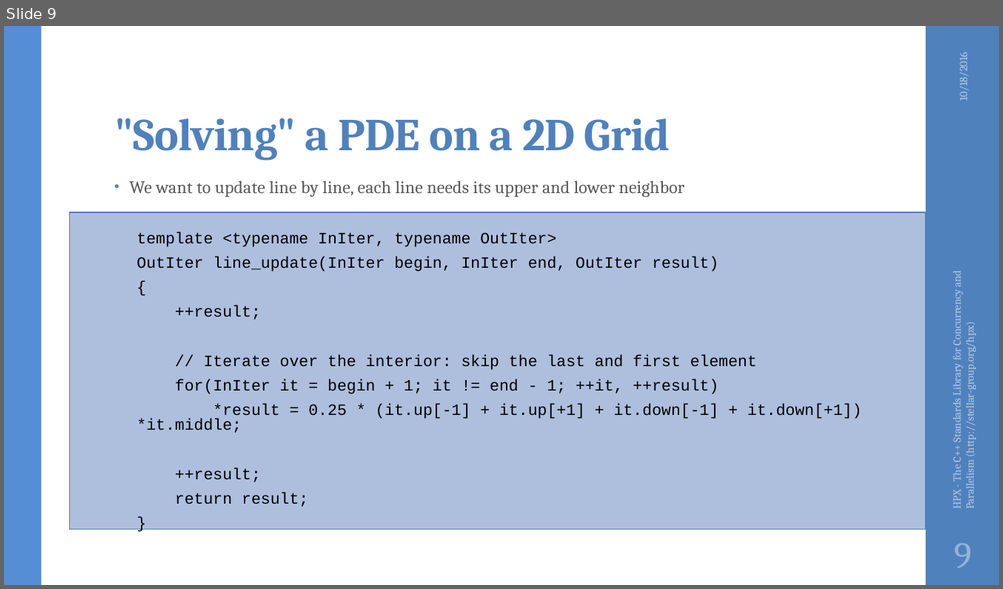
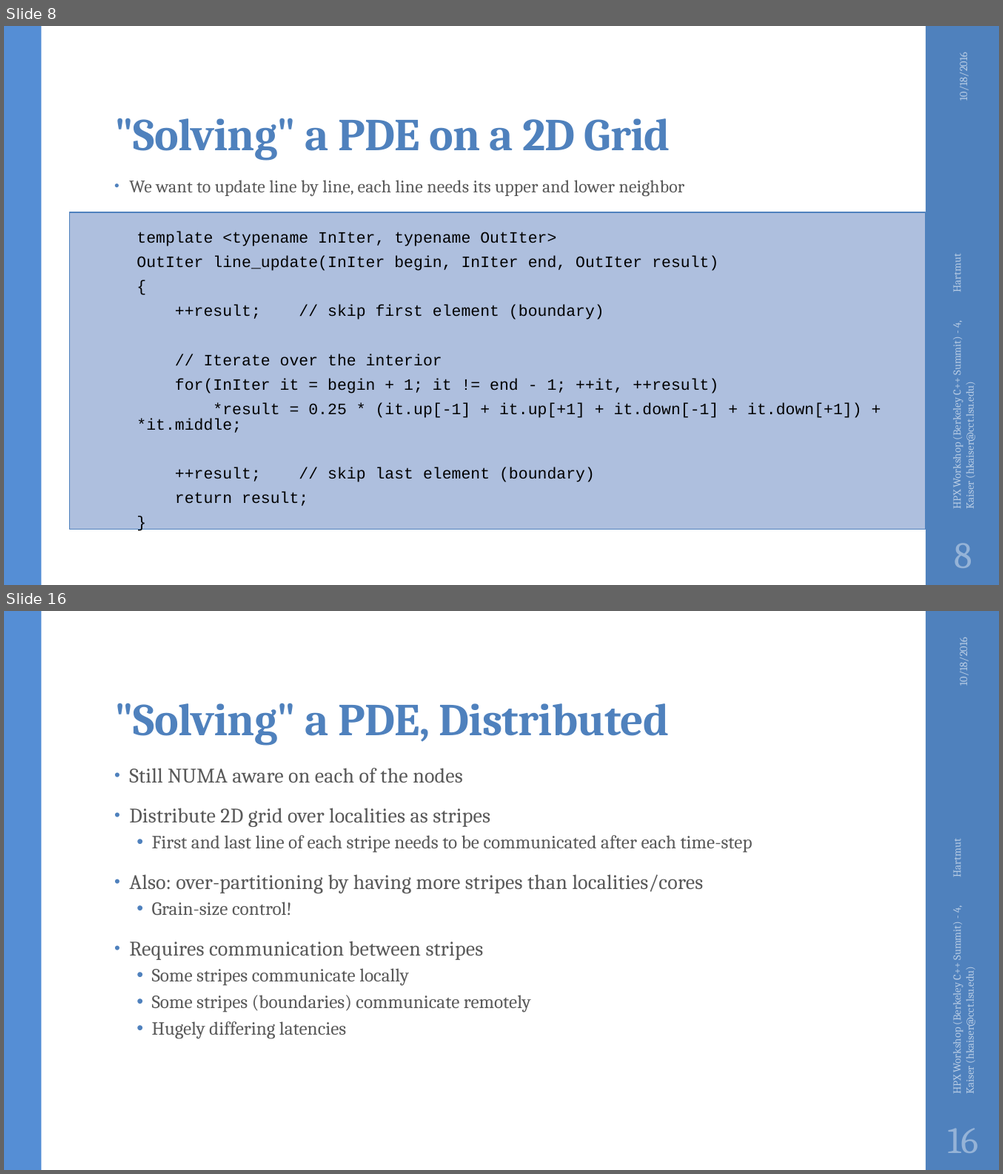
Before and after one commit to STEllAR-GROUP/tutorials, a slide deck: lbl2016/HPX Workshop (Berkeley C++ Summit) - 4.pptx. Shown one above the other, each under a label of ours: slide 9 before the commit, slides 8 and 16 after it; the slides between them are not shown. The pictures are 1003x589 and 1003x1174 pixels, drawn with LibreOffice and Linux fonts; fonts in the diff are those of the drawing; background and template pictures are left out. Boxes give left, top, right and bottom in pixels: in the first picture for what was removed or moved away, otherwise in the second. Text is boxed around its words. In the diff, an @@ line names an element or a change of style, - is before the commit and + after.

```diff
--- a/lbl2016/HPX Workshop (Berkeley C++ Summit) - 4.pptx
+++ b/lbl2016/HPX Workshop (Berkeley C++ Summit) - 4.pptx
@@ slide 16 added at <box>4,611,999,1170</box>, background #FFFFFF; not listed: 2 template elements that a slide beside it also shows @@
@@ text added at <box>956,641,970,684</box>, 10.5 pt, text #B9CDE5 @@
+10/18/2016
@@ title added at <box>114,703,669,745</box>, 44 pt, text #4F81BD, bold @@
+"Solving" a PDE, Distributed
@@ text added at <box>129,768,703,1039</box>, 18 pt, text #595959 @@
+• Still NUMA aware on each of the nodes
+• Distribute 2D grid over localities as stripes
+  • First and last line of each stripe needs to be communicated after each time-step
+• Also: over-partitioning by having more stripes than localities/cores
+  • Grain-size control!
+• Requires communication between stripes
+  • Some stripes communicate locally
+  • Some stripes (boundaries) communicate remotely
+  • Hugely differing latencies
@@ text added at <box>949,906,976,1093</box>, 10.5 pt, text #B9CDE5 @@
+HPX Workshop (Berkeley C++ Summit) - 4, Hartmut Kaiser (hkaiser@cct.lsu.edu)
@@ page number added at <box>947,1128,978,1153</box>, 36 pt, text #95B3D7 @@
+16
@@ what was slide 9 is now slide 8 @@
@@ slide 8 changed as well @@
@@ text at <box>175,305,604,366</box>: text changed @@
-  ++result;
-  // Iterate over the interior: skip the last and first element
+  ++result; // skip first element (boundary)
+  // Iterate over the interior
@@ text at <box>949,321,976,508</box>: text changed @@
-HPX - The C++ Standards Library for Concurrency and Parallelism (http://stellar-group.org/hpx)
+HPX Workshop (Berkeley C++ Summit) - 4, Hartmut Kaiser (hkaiser@cct.lsu.edu)
@@ text at <box>136,403,862,483</box>: text changed @@
-  *result = 0.25 * (it.up[-1] + it.up[+1] + it.down[-1] + it.down[+1]) *it.middle;
-  ++result;
+  *result = 0.25 * (it.up[-1] + it.up[+1] + it.down[-1] + it.down[+1]) + *it.middle;
+  ++result; // skip last element (boundary)
@@ page number at <box>953,543,971,568</box>: text changed @@
-9
+8
```
Also in this commit, not shown: 10 other slides changed, 9 other slides added, 2 other files.
